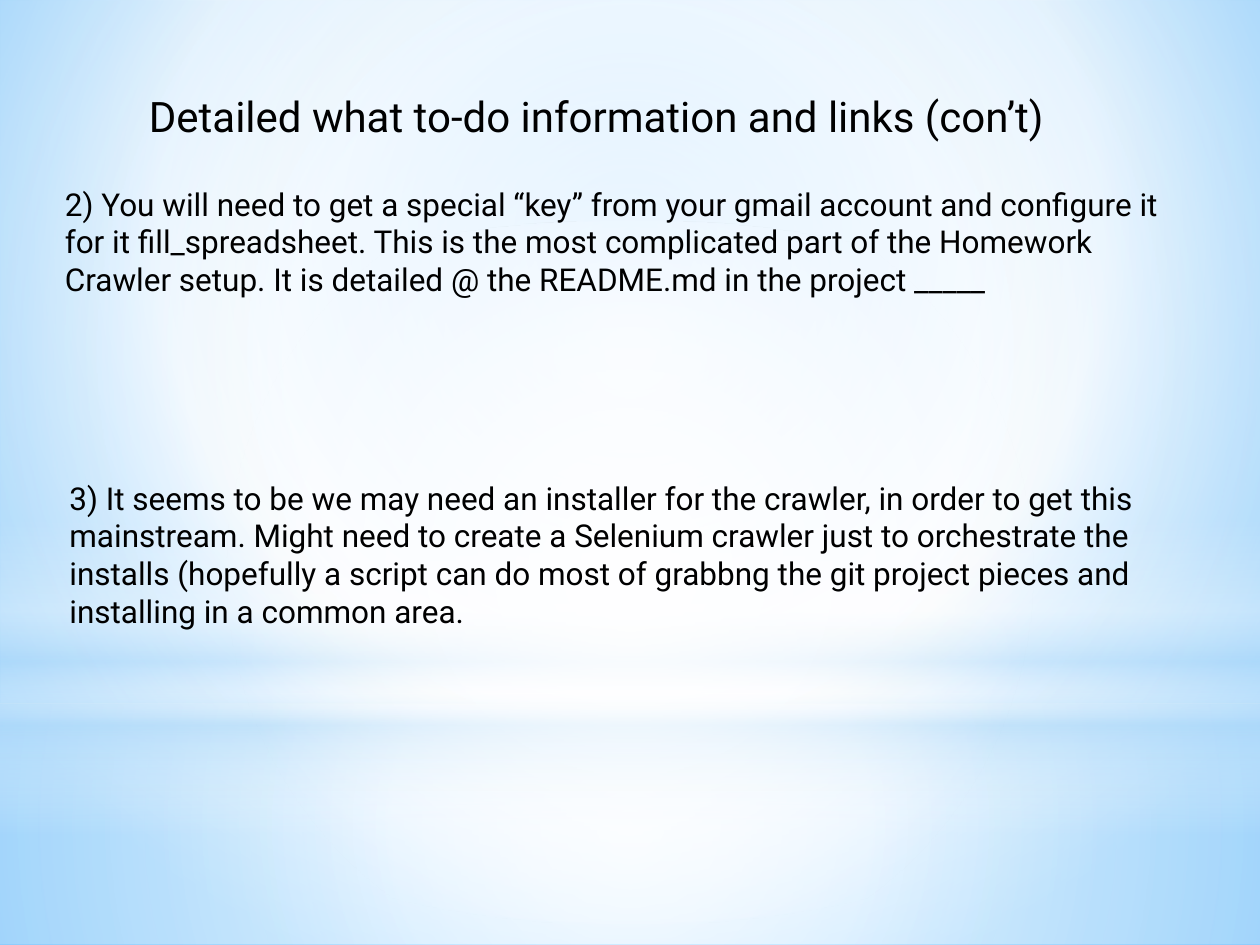
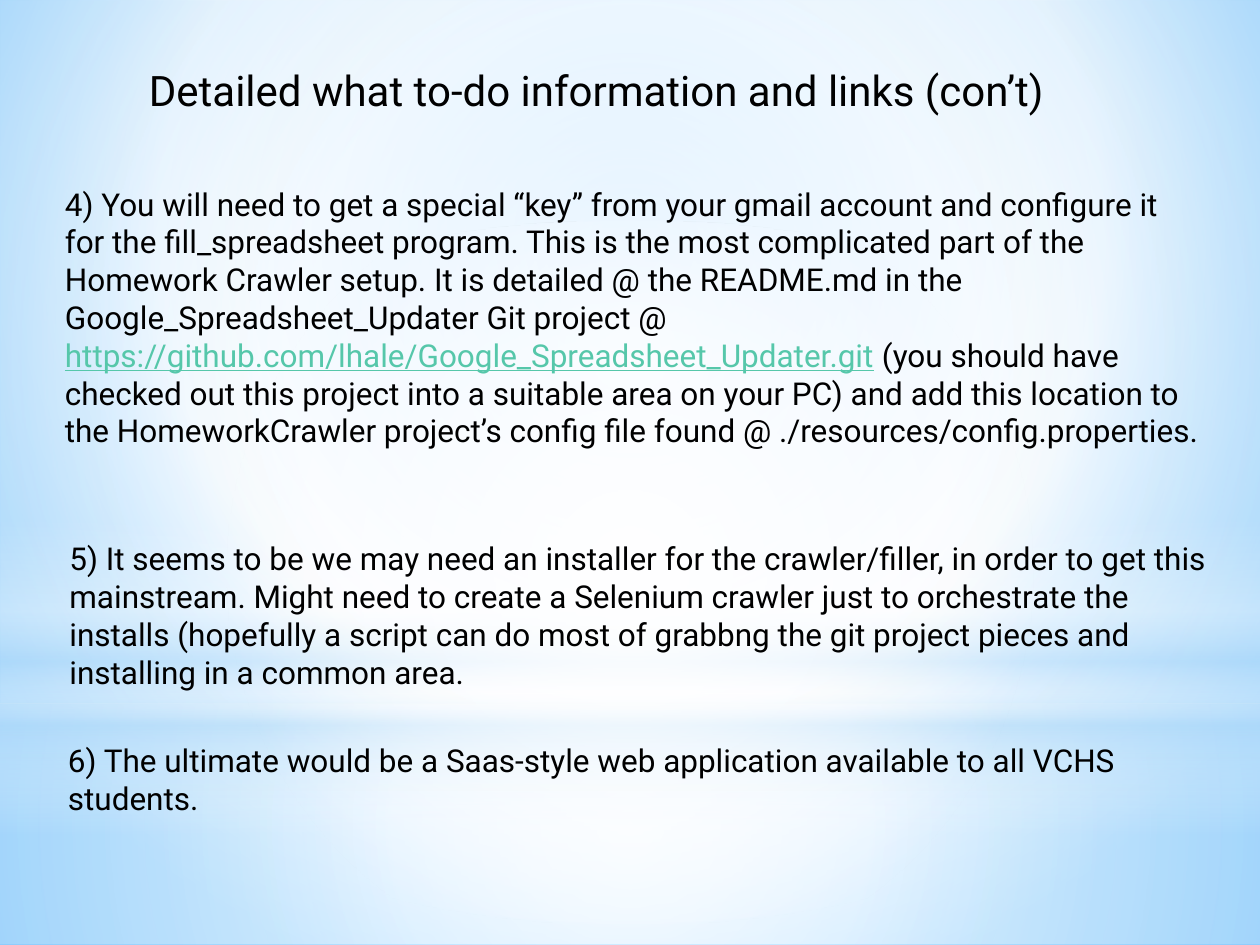
Before and after one commit to lhale/VCHS_HomeworkCrawler, a slide deck: slide 11 of docs/HomeworkCrawler.pptx (slide 4 before the commit). Drawn at 1260x945 pixels with LibreOffice and Linux fonts; fonts in the diff are those of the drawing. Boxes give left, top, right and bottom in pixels: in the first picture for what was removed or moved away, otherwise in the second. Text is boxed around its words. In the diff, an @@ line names an element or a change of style, - is before the commit and + after.

```diff
--- a/docs/HomeworkCrawler.pptx
+++ b/docs/HomeworkCrawler.pptx
@@ text "Detailed what to-do information and ...": place and size @@
-text "Detailed what to-do information and ..." at box(149, 98, 1044, 142)
+text "Detailed what to-do information and ..." at box(149, 72, 1044, 116)
@@ text at box(65, 191, 1198, 450): text changed @@
-2) You will need to get a special “key” from your gmail account and configure it for it fill_spreadsheet. This is the most complicated part of the Homework Crawler setup. It is detailed @ the README.md in the project _____
+4) You will need to get a special “key” from your gmail account and configure it for the fill_spreadsheet program. This is the most complicated part of the Homework Crawler setup. It is detailed @ the README.md in the Google_Spreadsheet_Updater Git project @ https://github.com/lhale/Google_Spreadsheet_Updater.git (you should have checked out this project into a suitable area on your PC) and add this location to the HomeworkCrawler project’s config file found @ ./resources/config.properties.
@@ text at box(69, 545, 1206, 691): text changed @@
-3) It seems to be we may need an installer for the crawler, in order to get this mainstream. Might need to create a Selenium crawler just to orchestrate the installs (hopefully a script can do most of grabbng the git project pieces and installing in a common area.
+5) It seems to be we may need an installer for the crawler/filler, in order to get this mainstream. Might need to create a Selenium crawler just to orchestrate the installs (hopefully a script can do most of grabbng the git project pieces and installing in a common area.
@@ text added at box(68, 747, 1114, 811), 18 pt, text #000000 @@
+6) The ultimate would be a Saas-style web application available to all VCHS students.
```
Also in this commit, not shown: 3 other slides changed, 8 slides added, 1 slide removed, 8 other files.
